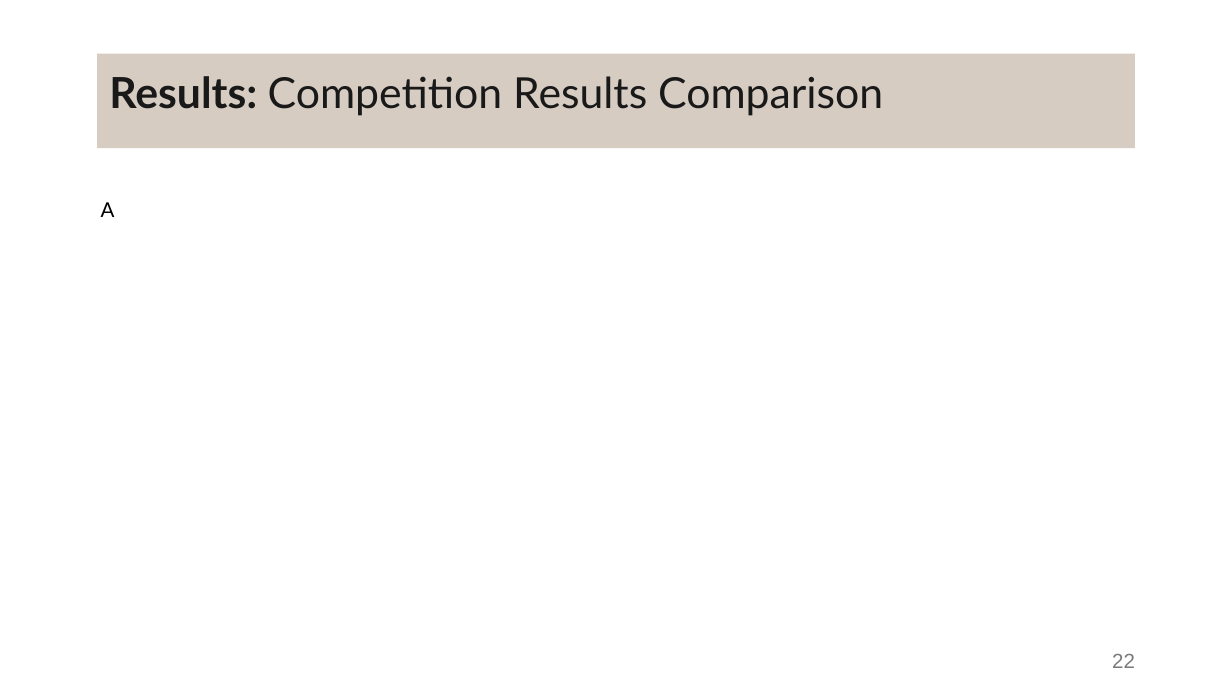
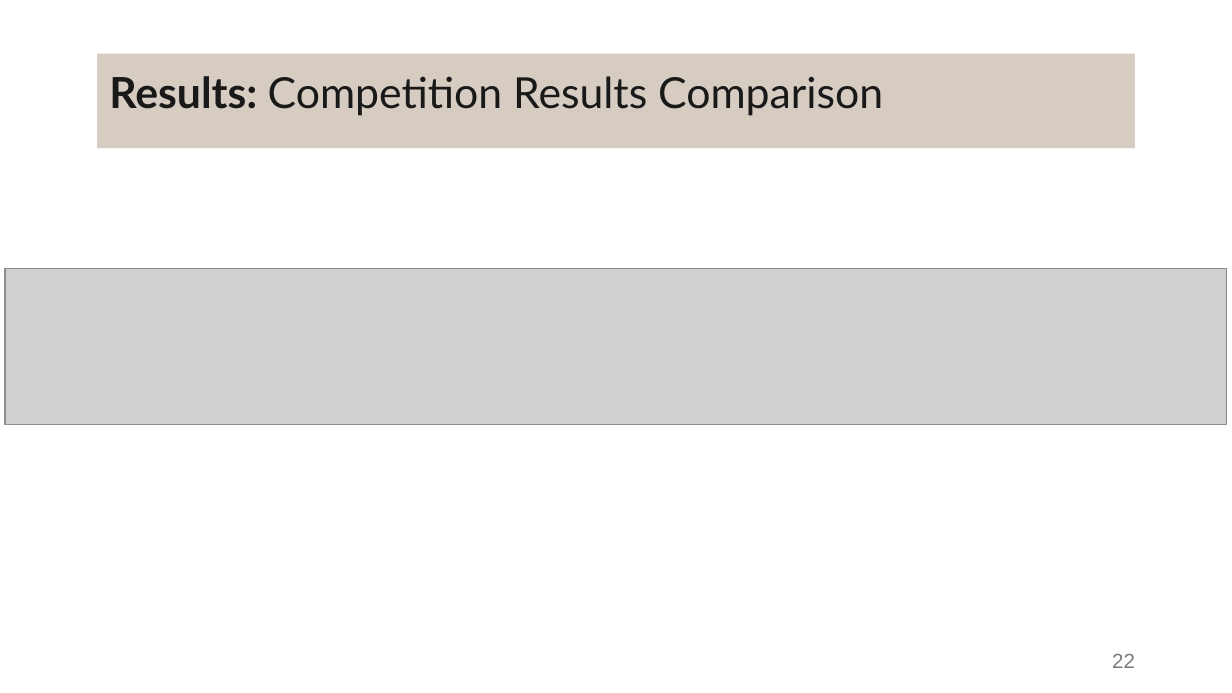
Before and after one commit to DanielaTomas/FCUP-SCHEDULE, a slide deck: slide 22 of Docs/Presentation.pptx. Drawn at 1232x693 pixels with LibreOffice and Linux fonts; fonts in the diff are those of the drawing; grey boxes stand for pictures. Boxes give left, top, right and bottom in pixels: in the first picture for what was removed or moved away, otherwise in the second. Text is boxed around its words. In the diff, an @@ line names an element or a change of style, - is before the commit and + after.

```diff
--- a/Docs/Presentation.pptx
+++ b/Docs/Presentation.pptx
@@ text removed at [101, 202, 115, 217] @@
-A
@@ picture added at [5, 269, 1227, 424] @@
```
Also in this commit, not shown: 6 other files.
